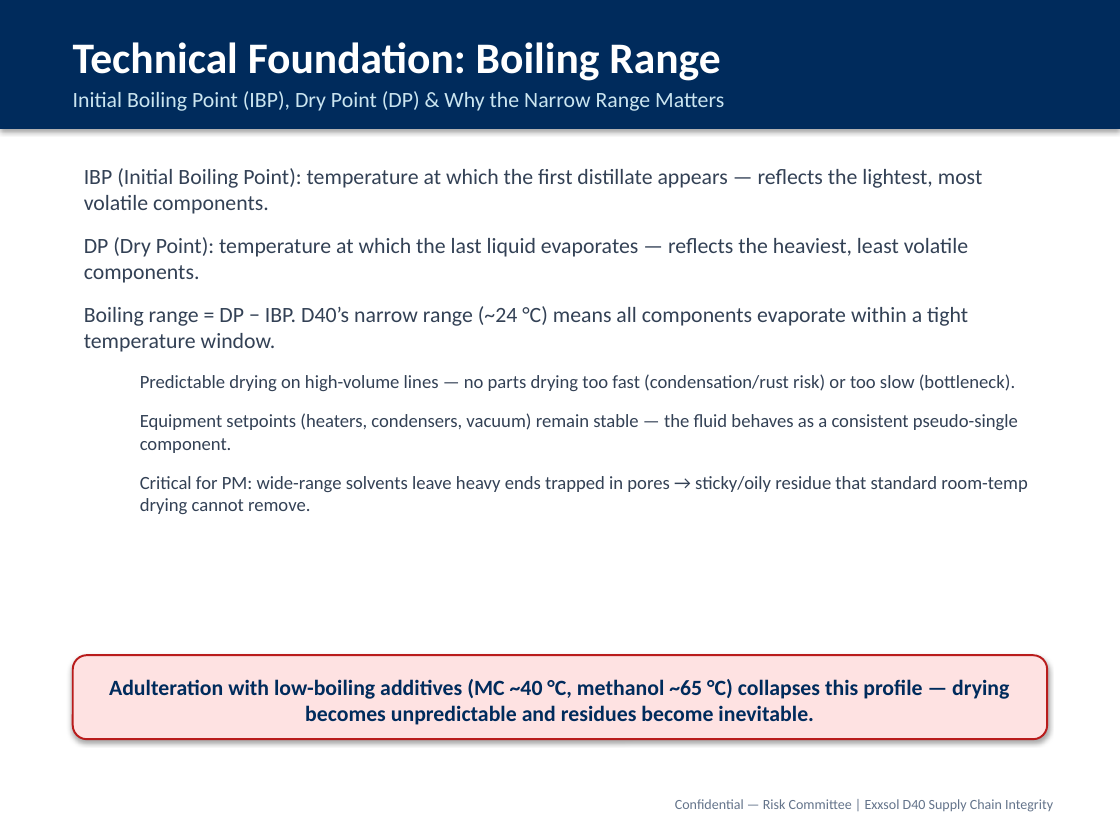
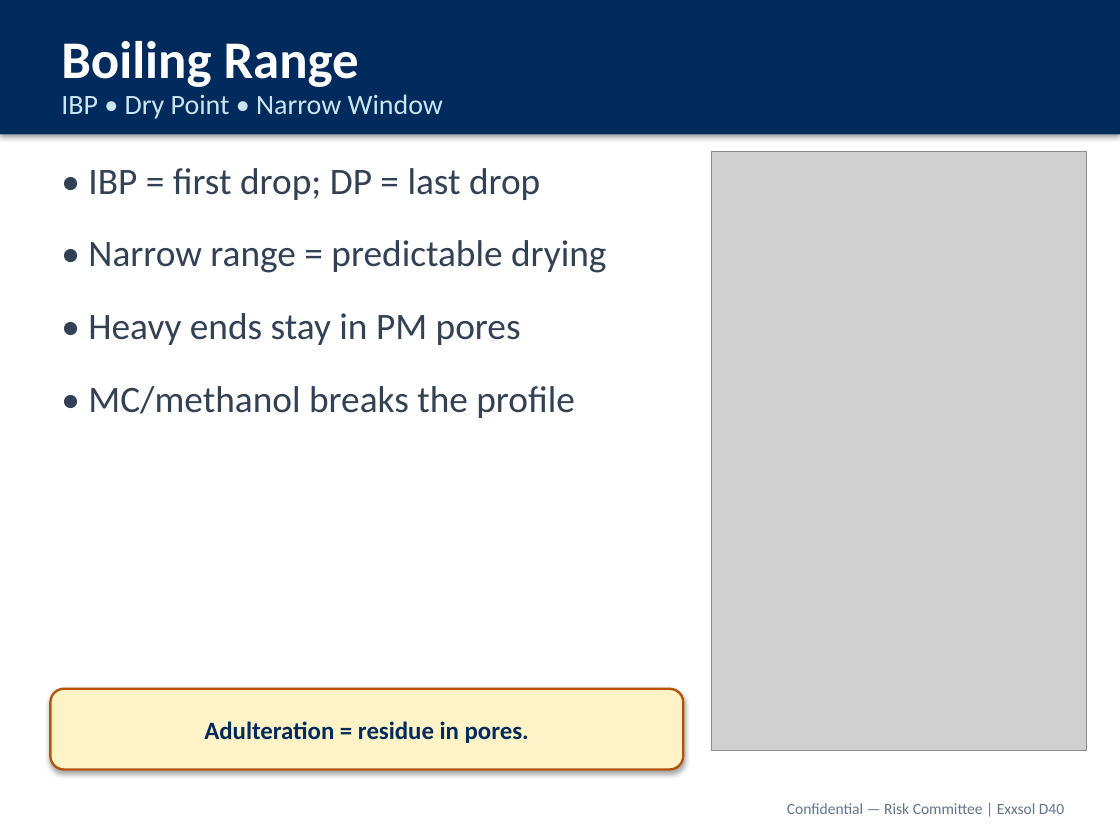
Before and after one commit to rockyforever8-sys/Machine-Learning-Project, a slide deck: slide 6 of presentations/Exxsol_D40_Supply_Chain_Risk_Committee.pptx. Drawn at 1120x840 pixels with LibreOffice and Linux fonts; fonts in the diff are those of the drawing; grey boxes stand for pictures. Boxes give left, top, right and bottom in pixels: in the first picture for what was removed or moved away, otherwise in the second. Text is boxed around its words. In the diff, an @@ line names an element or a change of style, - is before the commit and + after.

```diff
--- a/presentations/Exxsol_D40_Supply_Chain_Risk_Committee.pptx
+++ b/presentations/Exxsol_D40_Supply_Chain_Risk_Committee.pptx
@@ rectangle: place and size @@
-rectangle at <box>0,0,1120,129</box>
+rectangle at <box>0,0,1120,134</box>
@@ text at <box>61,41,359,87</box>: text changed; size 28 to 34 pt @@
-Technical Foundation: Boiling Range
+Boiling Range
@@ text at <box>61,94,443,119</box>: text changed; size 14 to 18 pt @@
-Initial Boiling Point (IBP), Dry Point (DP) & Why the Narrow Range Matters
+IBP • Dry Point • Narrow Window
@@ text removed at <box>84,168,1027,514</box> @@
-IBP (Initial Boiling Point): temperature at which the first distillate appears — reflects the lightest, most volatile components.
-DP (Dry Point): temperature at which the last liquid evaporates — reflects the heaviest, least volatile components.
-Boiling range = DP − IBP. D40’s narrow range (~24 °C) means all components evaporate within a tight temperature window.
-  Predictable drying on high-volume lines — no parts drying too fast (condensation/rust risk) or too slow (bottleneck).
-  Equipment setpoints (heaters, condensers, vacuum) remain stable — the fluid behaves as a consistent pseudo-single component.
-  Critical for PM: wide-range solvents leave heavy ends trapped in pores → sticky/oily residue that standard room-temp drying cannot remove.
@@ text added at <box>88,168,606,418</box>, 24 pt, text #334155 @@
+• IBP = first drop; DP = last drop
+• Narrow range = predictable drying
+• Heavy ends stay in PM pores
+• MC/methanol breaks the profile
@@ picture added at <box>711,151,1086,750</box> @@
@@ rounded rectangle removed at <box>73,655,1047,739</box> @@
-Adulteration with low-boiling additives (MC ~40 °C, methanol ~65 °C) collapses this profile — drying becomes unpredictable and residues become inevitable.
@@ rounded rectangle added at <box>50,689,683,769</box>, fill #FEF3C7, outline #B45309 1.5 pt, 16 pt, text #002B5C, bold @@
+Adulteration = residue in pores.
@@ text at <box>787,803,1064,814</box>: text changed; size 9 to 10 pt @@
-Confidential — Risk Committee | Exxsol D40 Supply Chain Integrity
+Confidential — Risk Committee | Exxsol D40
```
Also in this commit, not shown: 16 other slides changed, 2 slides added, 2 slides removed, 21 other files.
